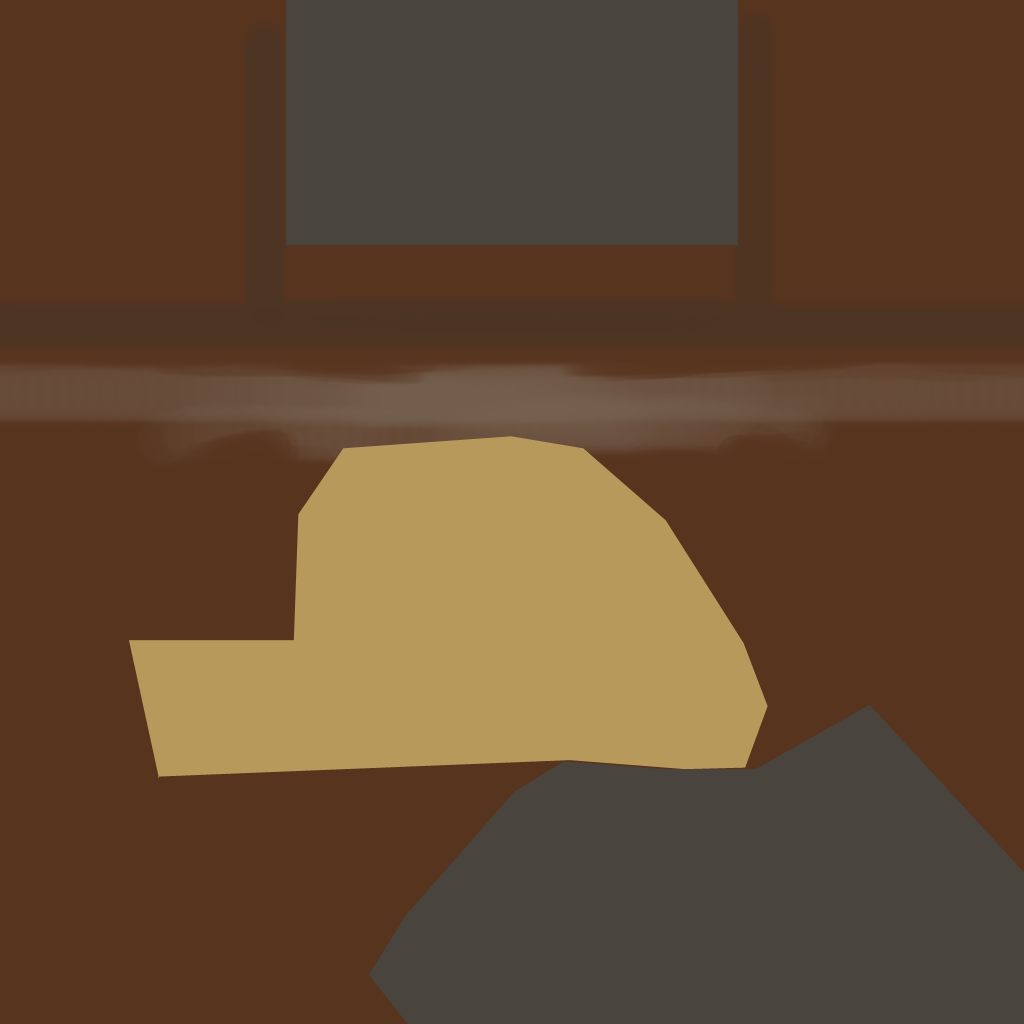
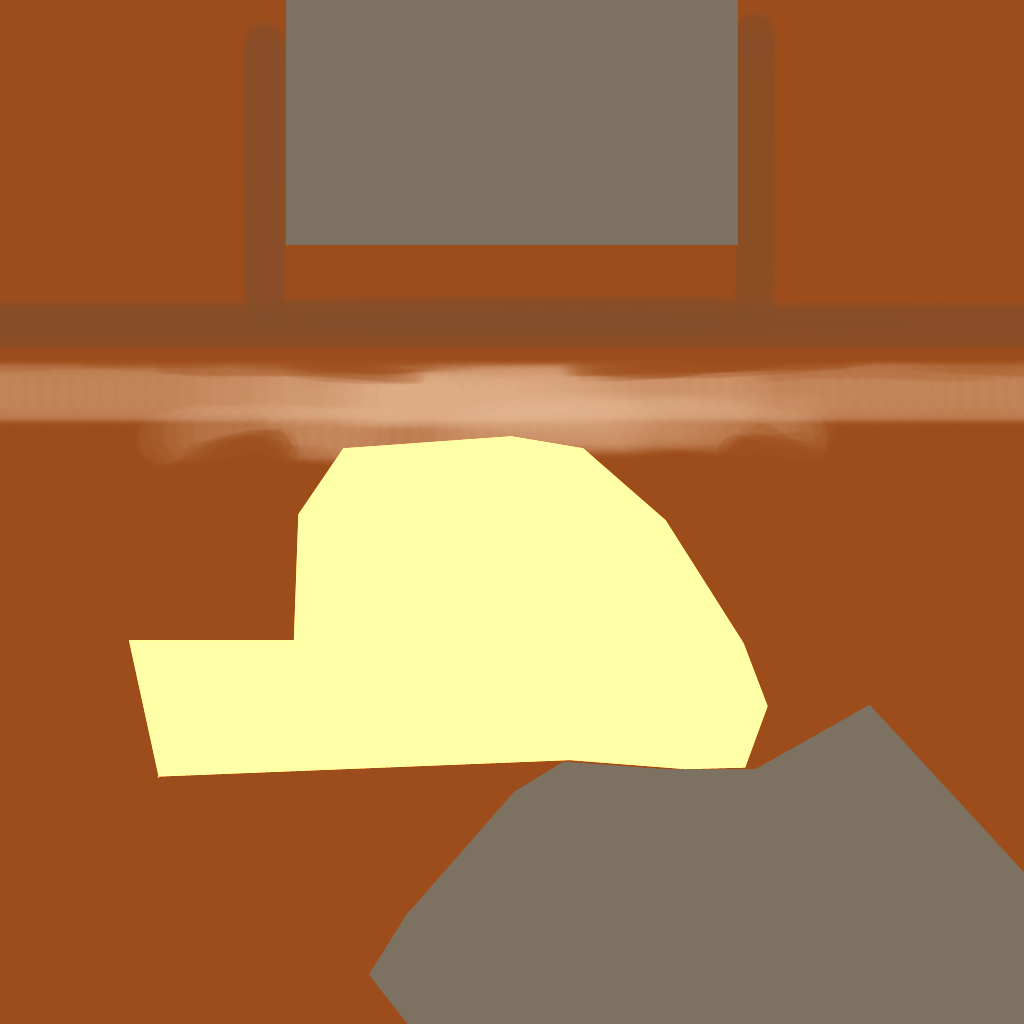
Two versions of the same layered image (1024×1024). Layer-by-layer changes:
pixels changed over [left=0, top=0, right=1024, bottom=1024] (layer not identified)
